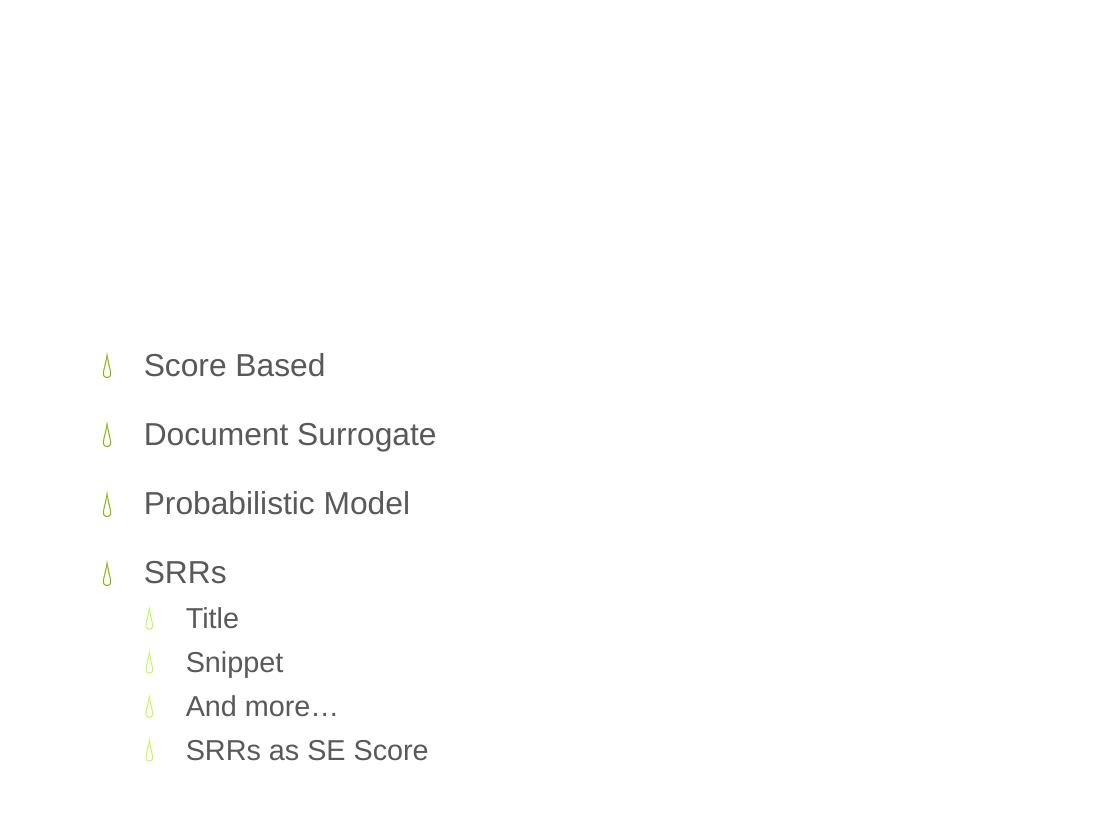
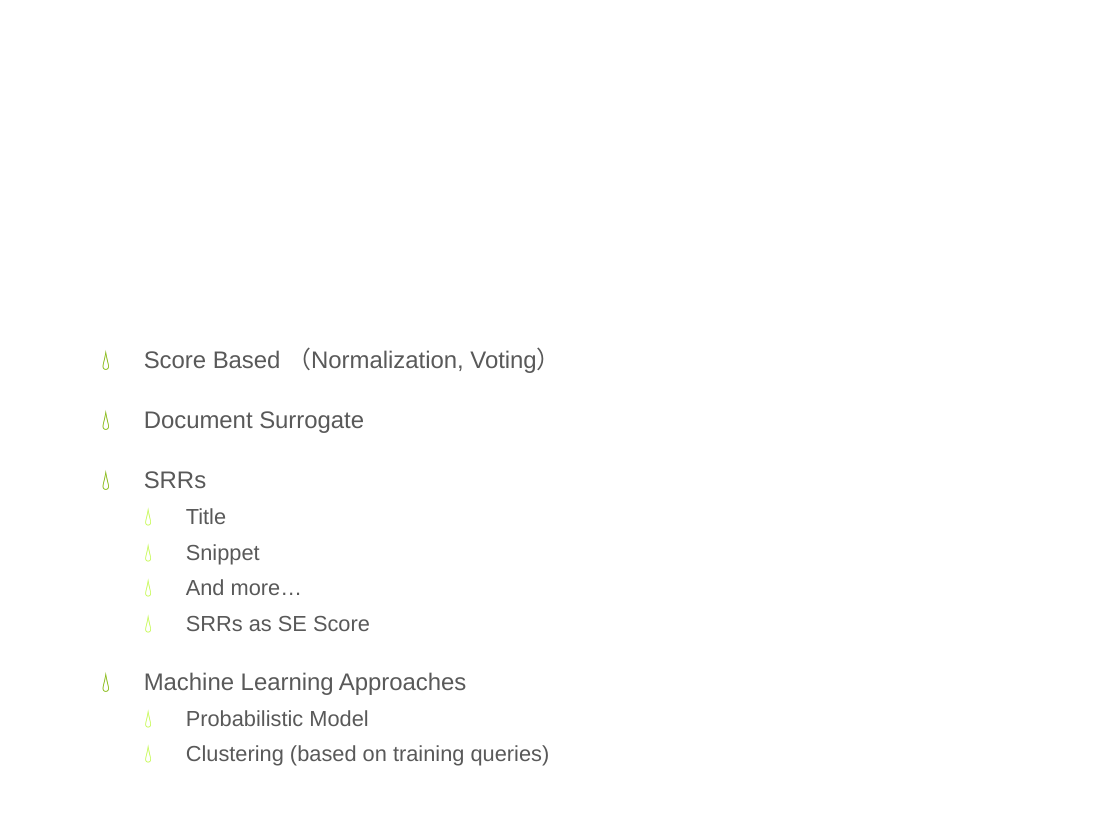
Before and after one commit to cnvince/ANUMS, a slide deck: slide 6 of ANUSEARCH/docs/Honour_Presentation.pptx (slide 4 before the commit). Drawn at 1120x840 pixels with LibreOffice and Linux fonts; fonts in the diff are those of the drawing; background and template pictures are left out. Boxes give left, top, right and bottom in pixels: in the first picture for what was removed or moved away, otherwise in the second. Text is boxed around its words. In the diff, an @@ line names an element or a change of style, - is before the commit and + after.

```diff
--- a/ANUSEARCH/docs/Honour_Presentation.pptx
+++ b/ANUSEARCH/docs/Honour_Presentation.pptx
@@ text at bbox=[144, 347, 561, 373]: text changed; size 20.4 to 15.4 pt @@
-💧 Score Based
+💧 Score Based （Normalization, Voting）
@@ text at bbox=[144, 411, 370, 631]: size 20.4 to 15.4 pt in "Document Surrogate", "SRRs"; size 18.5 to 14 pt in "Title", "Snippet", "And more…", "SRRs as SE Score" @@
@@ text at bbox=[144, 491, 410, 515]: paragraph removed @@
-💧 Probabilistic Model
@@ text at bbox=[144, 672, 550, 766]: paragraphs added @@
+💧 Machine Learning Approaches
+  💧 Probabilistic Model
+  💧 Clustering (based on training queries)
```
Also in this commit, not shown: 1 other slide changed, 4 slides added, 2 slides removed, 4 other files.
